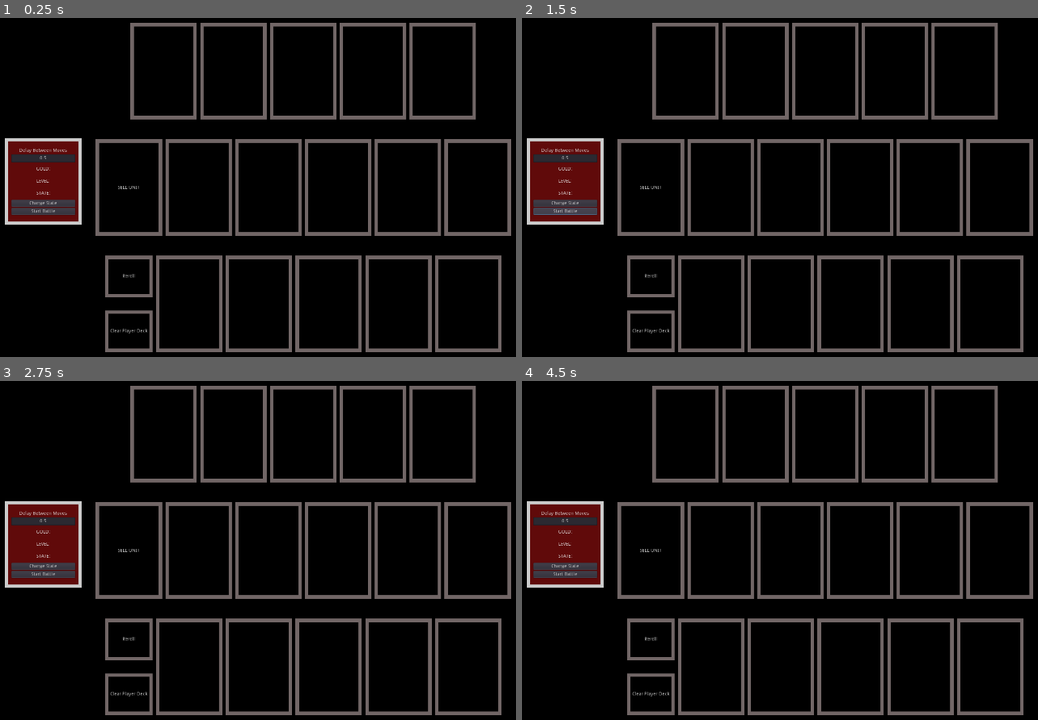
Above: before the commit, frames 1-4 (two rows, left to right).
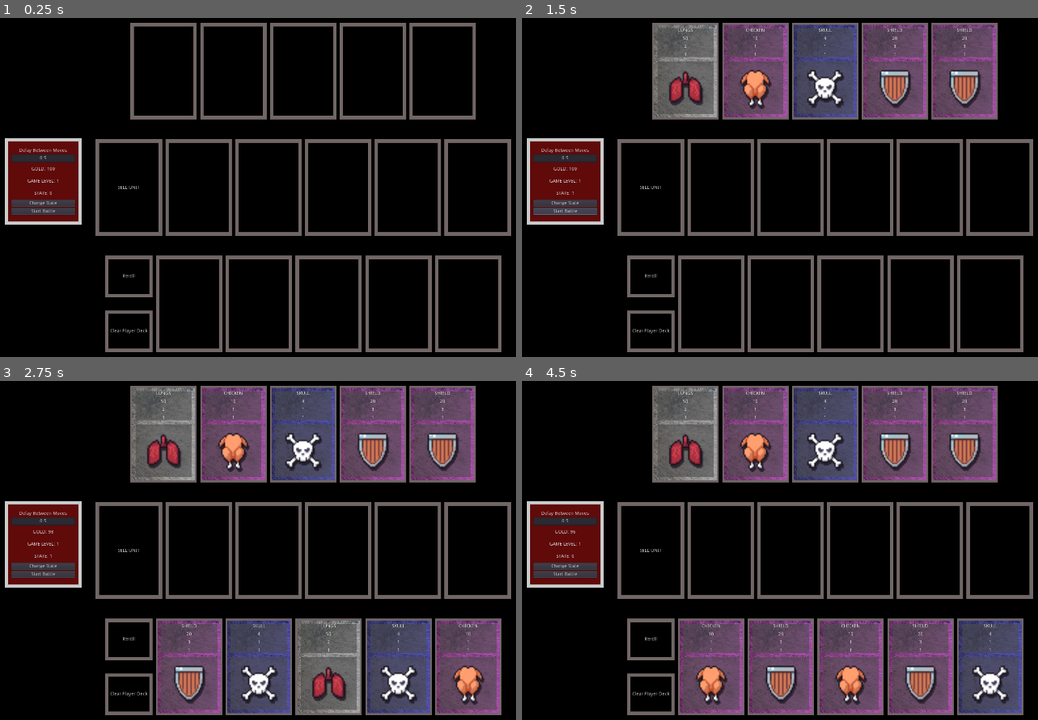
Above: after the commit, the same moments.

Repository: RM35/steel-chalk-asset
Game: Godot game, scene res://main.tscn
Two runs of this game, one before a commit and one after it. Both use one fixed random seed, a clock stepped at 60 frames per second and the inputs below.
Inputs:
- Up to frame 1 (0.25 s): no input
- Up to frame 2 (1.5 s): click "Start Battle" at 0.5 s; click "Start Battle" at 1.25 s
- Up to frame 3 (2.75 s): click "Reroll" at 2 s
- Up to frame 4 (4.5 s): click "Clear Player Deck" at 2.75 s; click "Change State" at 3.5 s; click "Reroll" at 4.25 s

The runs differ from the first frame. In frame 1, less than 0.1% of the frame differs, in the area x 5-12%, y 44-53%; in frame 2, 17%; in frame 3, 33%; in frame 4, 33%, in the area x 5-97%, y 1-99%.
Error before the commit: Parse Error: Error parsing expression, misplaced: '\n' (res://world/world.gd:79)

Commit message:
add live battle health

Diff:
--- a/unit/unit.gd
+++ b/unit/unit.gd
@@ -11,6 +11,10 @@
 var sprite_region_rect: Rect2
 enum SLOT_TYPE{PLAYER, SHOP, ENEMY, NONE}
 export(SLOT_TYPE) var slot_type = SLOT_TYPE.NONE
+
+#Battle
+var battle_health = 0
+var alive = true
 
 #/root/main/world should always exist but a better
 #way of connecting to the global player gold might
@@ -26,6 +30,7 @@
 		cost = rarity + 1
 	rarity = unit_type.rarity
 	sprite_region_rect = unit_type.sprite_region_rect
+	battle_health = health
 	update_card()
 	test_trig()
 
--- a/world/world.gd
+++ b/world/world.gd
@@ -41,9 +41,9 @@
 			shop_slots.append(child)
 
 func _process(delta):
-	$Debug/Panel/VB/Level.text = "GAME LEVEL: " + str(game_level)
-	$Debug/Panel/VB/Gold.text = "GOLD: " + str(player_gold)
-	$Debug/Panel/VB/State.text = "STATE: " + str(game_state)
+	$Debug/Panel/MarginContainer/VB/Level.text = "GAME LEVEL: " + str(game_level)
+	$Debug/Panel/MarginContainer/VB/Gold.text = "GOLD: " + str(player_gold)
+	$Debug/Panel/MarginContainer/VB/State.text = "STATE: " + str(game_state)
 
 
 #Debug
@@ -75,7 +75,7 @@
 	game_level = 1
 	game_state = 1
 	reroll_enemies()
-	$MoveDelay.wait_time =
+	$MoveDelay.wait_time = float($Debug/Panel/MarginContainer/VB/LineEdit.text)
 
 func reroll_enemies():
 	$RerollSFX.play()
@@ -89,3 +89,15 @@
 		#Set to shop slot
 		unit.slot_type = 2
 		node.get_node("Control").add_child(unit)
+
+func get_team_unit_count():
+	var enemy_count = 0
+	var player_count = 0
+	for node in enemy_slots:
+		if node.get_node("Control").get_child_count() != 0:
+			if node.get_node("Control").get_node("Unit").battle_health > 0:
+				enemy_count += 1
+	for node in player_slots:
+		if node.get_node("Control").get_child_count() != 0:
+			if node.get_node("Control").get_node("Unit").battle_health > 0:
+				enemy_count += 1
